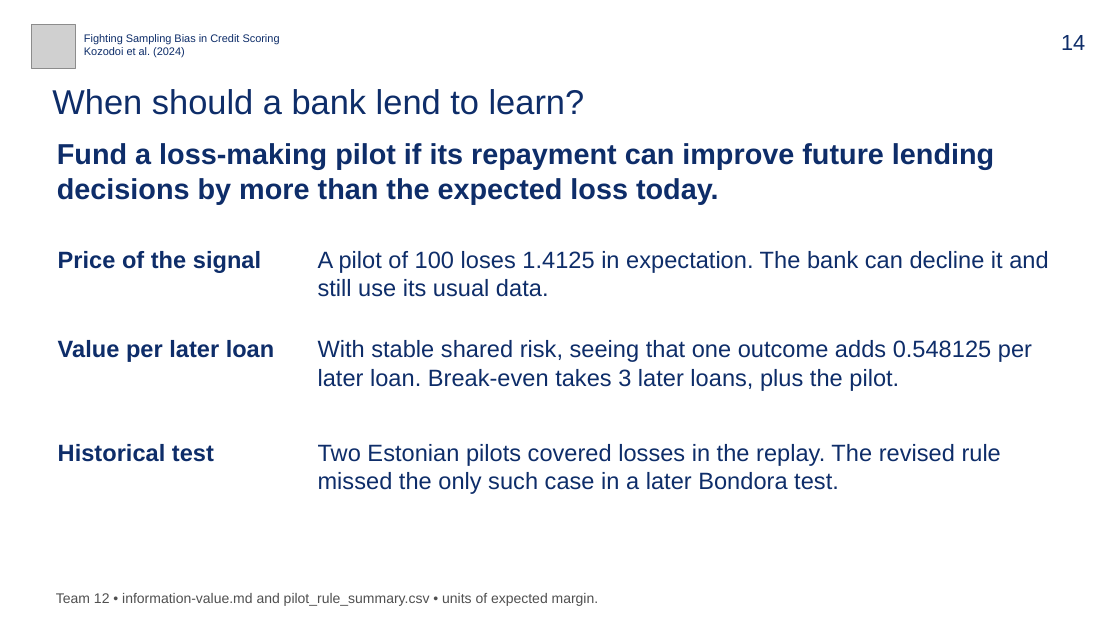
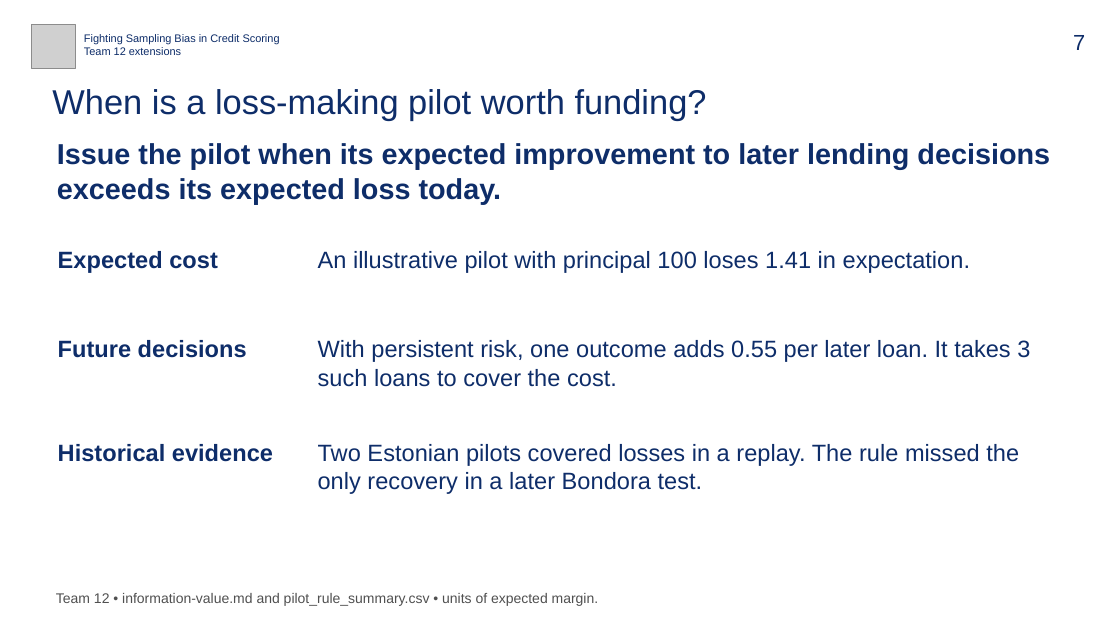
Before and after one commit to bigpurota/paper11, a slide deck: slide 7 of slides/paper11.pptx (slide 14 before the commit). Drawn at 1120x630 pixels with LibreOffice and Linux fonts; fonts in the diff are those of the drawing; grey boxes stand for pictures. Boxes give left, top, right and bottom in pixels: in the first picture for what was removed or moved away, otherwise in the second. Text is boxed around its words. In the diff, an @@ line names an element or a change of style, - is before the commit and + after.

Commit message:
Test early arrears across lenders and shorten the defense to nine slides

```diff
--- a/slides/paper11.pptx
+++ b/slides/paper11.pptx
@@ text at box(84, 47, 181, 55): text changed @@
-Kozodoi et al. (2024)
+Team 12 extensions
@@ text at box(1073, 35, 1085, 50): text changed @@
-14
+7
@@ text at box(52, 89, 707, 120): text changed @@
-When should a bank lend to learn?
+When is a loss-making pilot worth funding?
@@ text at box(57, 143, 1050, 204): text changed @@
-Fund a loss-making pilot if its repayment can improve future lending decisions by more than the expected loss today.
+Issue the pilot when its expected improvement to later lending decisions exceeds its expected loss today.
@@ text at box(58, 251, 218, 273): text changed @@
-Price of the signal
+Expected cost
@@ text at box(318, 251, 970, 273): text changed @@
-A pilot of 100 loses 1.4125 in expectation. The bank can decline it and still use its usual data.
+An illustrative pilot with principal 100 loses 1.41 in expectation.
@@ text at box(58, 340, 247, 358): text changed @@
-Value per later loan
+Future decisions
@@ text at box(318, 340, 1030, 387): text changed @@
-With stable shared risk, seeing that one outcome adds 0.548125 per later loan. Break-even takes 3 later loans, plus the pilot.
+With persistent risk, one outcome adds 0.55 per later loan. It takes 3 such loans to cover the cost.
@@ text at box(58, 444, 273, 462): text changed @@
-Historical test
+Historical evidence
@@ text at box(318, 444, 1019, 494): text changed @@
-Two Estonian pilots covered losses in the replay. The revised rule missed the only such case in a later Bondora test.
+Two Estonian pilots covered losses in a replay. The rule missed the only recovery in a later Bondora test.
```
Also in this commit, not shown: 5 other slides changed, 2 slides added, 31 slides removed, 36 other files.
